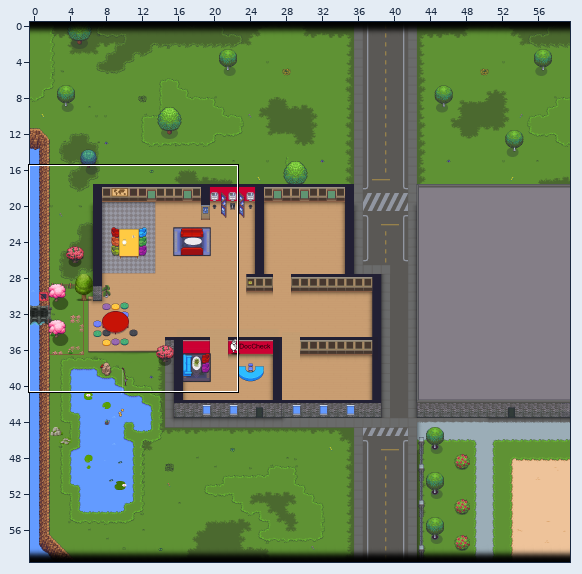
Two states of a Tiled map (JSON), office.tmj. The first picture is a wide view before the edit; the outline marks the close-up.
Close-up. As it was:
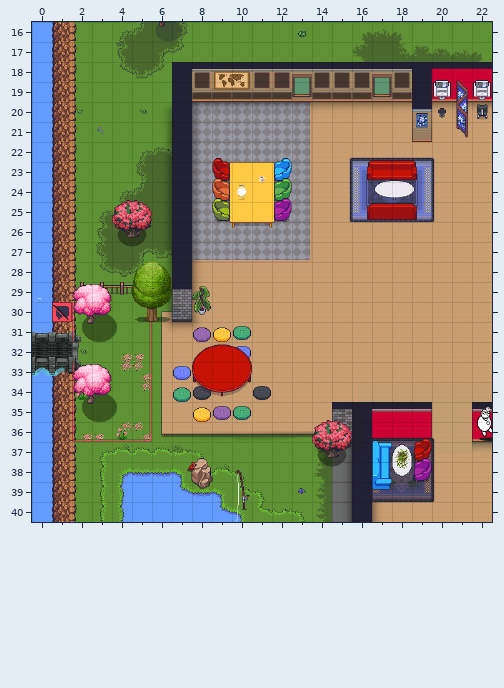
Cells are 32x32 px. Shown: x 0..22, y 16..40.
The result:
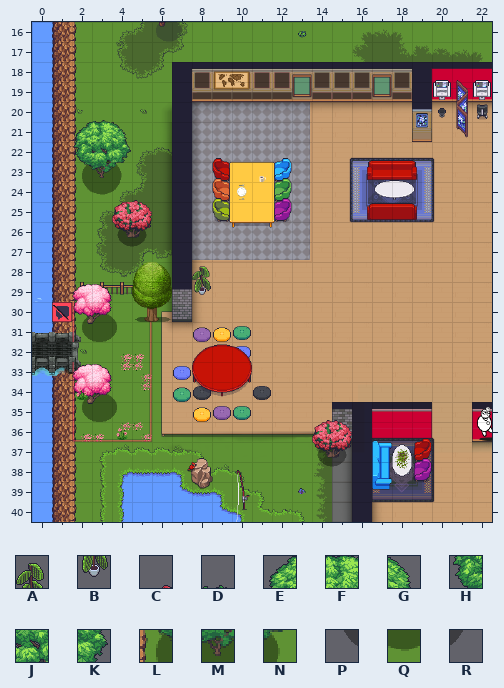
Key: from "stuff": A 147, B 172, C 488, D 792, E 816, F 817, G 818, H 841, J 842, K 843, L 866, M 867, N 868, P 891, Q 892, R 893.
_ is an empty cell, . an unchanged one.
See-through tiles are keyed as they look on the map.
Log entry: updated table area
Edits made:
--- layer "floor/outside_trees"
@@ x 2..4 @@
-20 ._.
-21 ___
-22 ___
-23 ___
-24 __C
+20 .D.
+21 EFG
+22 HJK
+23 LMN
+24 PQR
--- layer "furniture/vegetation"
@@ x 8..8 @@
-28 _
-29 A
-30 B
+28 A
+29 B
+30 _
--- layer "above/trees"
@@ x 2..4 @@
-21 ___
-22 ___
+21 EFG
+22 HJK
Where, in picture pixels (left, top, right, bottom), the same in both close-ups:
changed: (74, 120, 132, 202)
changed: (192, 266, 211, 315)
